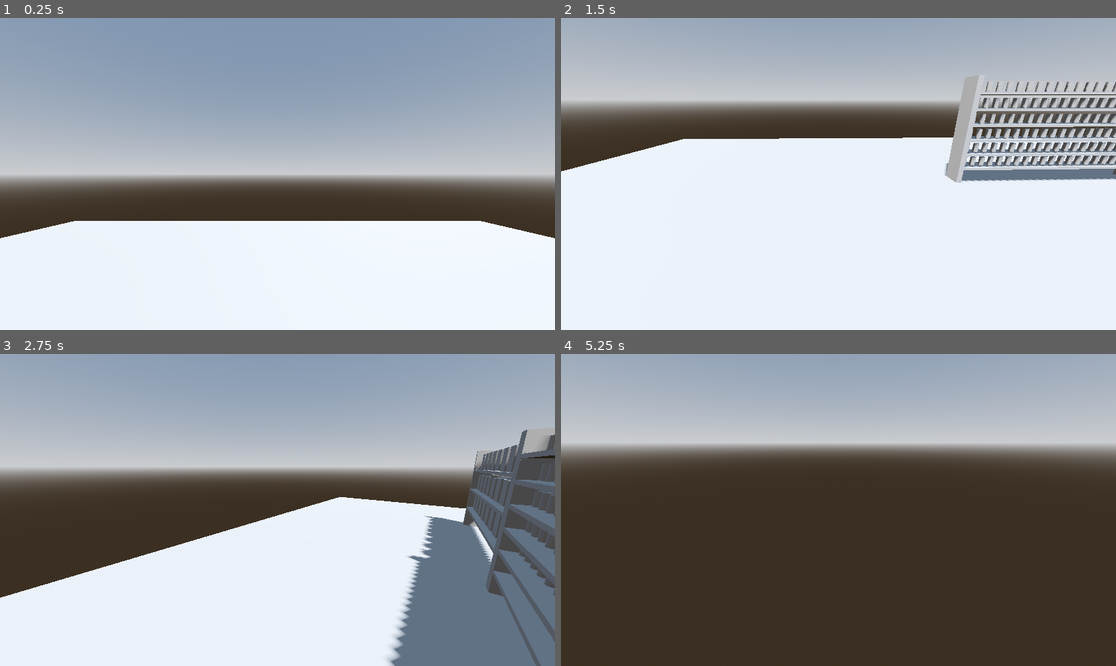
Above: before the commit, frames 1-4 (two rows, left to right).
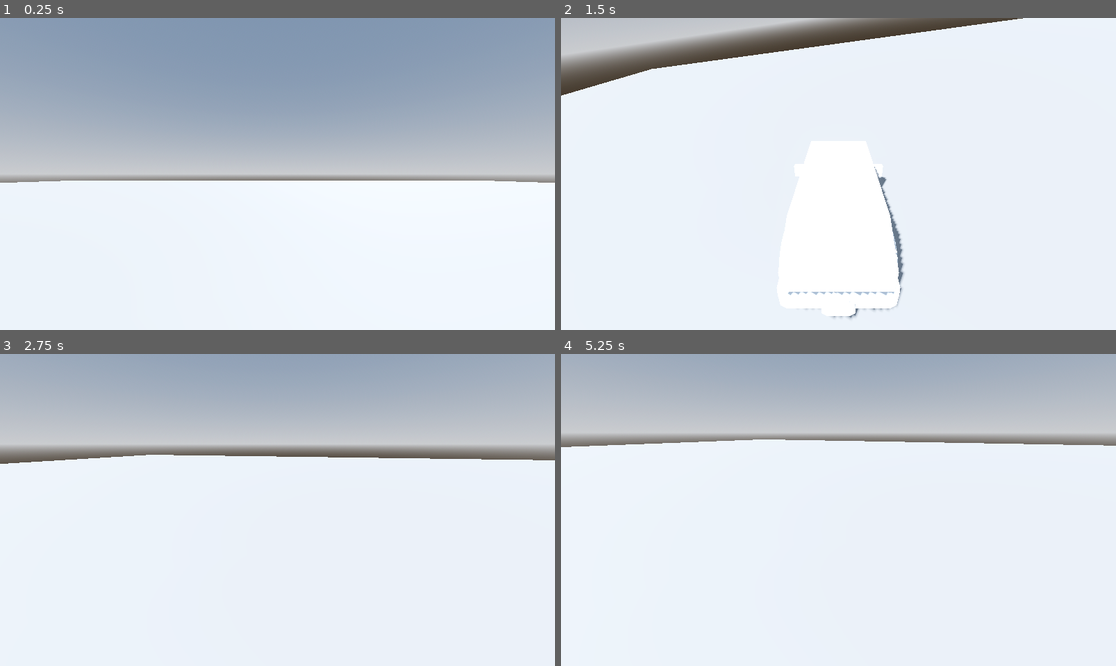
Above: after the commit, the same moments.

Repository: Allus-Interactive/speedy-shopper
Game: Godot game, scene res://game/world/town/town.tscn
Two runs of this game, one before a commit and one after it. Both use one fixed random seed, a clock stepped at 60 frames per second and the inputs below. Before the commit the project starts from res://game/world/shops/shop.tscn.
Inputs (mouse positions are in pixels of both pictures, inside the frame that each line leads up to):
- Up to frame 1 (0.25 s): no input
- Up to frame 2 (1.5 s): move the mouse to (960, 158) at 0.52 s; hold D (right) 0.53-1.28 s; tap E (interact) at 0.6, 1.35 s; click (960, 158) at 0.67 s; move the mouse to (810, 174) at 1.27 s; hold W (forwards) from 1.28 s (still down)
- Up to frame 3 (2.75 s): keep holding W (forwards); move the mouse to (288, 503) at 2.02 s; tap E (interact) at 2.1 s
- Up to frame 4 (5.25 s): keep holding W (forwards); move the mouse to (832, 516) at 2.77 s; tap E (interact) every 0.75 s from 2.85 to 5.1 s; move the mouse to (877, 513) at 3.52 s; move the mouse to (794, 506) at 4.27 s; tap Enter at 5 s; move the mouse to (844, 510) at 5.02 s

The runs differ from the first frame. In frame 1, 14% of the frame differs, in the area x 0-100%, y 52-71%; in frame 2, 43%; in frame 3, 40%; in frame 4, 74%, in the area x 0-100%, y 25-100%.

Commit message:
Vehicle WiP

Diff:
--- a/game/player/player.gd
+++ b/game/player/player.gd
@@ -1,7 +1,12 @@
 extends CharacterBody3D
+
+class_name Player
 
 const SPEED: float = 5.0
 const JUMP_VELOCITY: float = 4.5
+
+var vehicle : Vehicle = null
+var is_in_vehicle : bool = false
 
 @onready var neck: Node3D = $Neck
 @onready var camera: Camera3D = $Neck/Camera3D
@@ -25,6 +30,9 @@
 			camera.rotation.x = clamp(camera.rotation.x, deg_to_rad(-30), deg_to_rad(60))
 
 func _physics_process(delta: float) -> void:
+	if is_in_vehicle:
+		return
+
 	# Add the gravity.
 	if not is_on_floor():
 		velocity += get_gravity() * delta
@@ -41,8 +49,48 @@
 	move_and_slide()
 
 func _process(_delta: float) -> void:
-	if Input.is_action_just_pressed("interact"):
+	if Input.is_action_just_released("interact"):
 		if ray_cast_3d.is_colliding():
 			var obj = ray_cast_3d.get_collider()
+			print("Player interacts with: ", obj)
 			if obj.has_method("interact"):
-				obj.interact()
+				obj.interact(self)
+
+func enter_vehicle(v: Vehicle) -> void:
+	is_in_vehicle = true
+
+	vehicle = v
+	v.is_player_inside = true
+
+	# hide player
+	visible = false
+
+	# move player to vehicle
+	var seat_position = v.get_node("SeatPosition").global_position
+	if seat_position:
+		global_position = seat_position
+	else:
+		global_position = v.global_position
+
+	# switch camera
+	var van_camera = v.get_node("ThirdPersonCam")
+	if v.get_node("ThirdPersonCam"):
+		camera.current = false
+		van_camera.current = true
+	else:
+		push_error("No Van Camera found")
+
+func exit_vehicle(v: Vehicle) -> void:
+	is_in_vehicle = false
+	visible = true
+
+	# move player beside veihcle
+	#global_position = v.global_position + Vector3(2, 0, 0)
+
+	# restore player camera
+	var van_camera = v.get_node("ThirdPersonCam")
+	if v.get_node("ThirdPersonCam"):
+		van_camera.current = false
+		camera.current = true
+	else:
+		push_error("No Van Camera found")
--- a/game/player/player.tscn
+++ b/game/player/player.tscn
@@ -3,6 +3,8 @@
 [ext_resource type="Script" uid="uid://dn4d35dl1g4im" path="res://game/player/player.gd" id="1_3vyb7"]
 
 [sub_resource type="CapsuleMesh" id="CapsuleMesh_u8vuu"]
+radius = 0.4
+height = 1.8
 
 [sub_resource type="CapsuleShape3D" id="CapsuleShape3D_obar5"]
 radius = 0.4
@@ -13,7 +15,6 @@
 
 [node name="MeshInstance3D" type="MeshInstance3D" parent="." unique_id=7696061]
 transform = Transform3D(1, 0, 0, 0, 1, 0, 0, 0, 1, 0, 0.9, 0)
-visible = false
 mesh = SubResource("CapsuleMesh_u8vuu")
 
 [node name="CollisionShape3D" type="CollisionShape3D" parent="." unique_id=1313398334]
@@ -24,6 +25,7 @@
 transform = Transform3D(1, 0, 0, 0, 1, 0, 0, 0, 1, 0, 1.6, 0)
 
 [node name="Camera3D" type="Camera3D" parent="Neck" unique_id=904531325]
+current = true
 
 [node name="RayCast3D" type="RayCast3D" parent="Neck" unique_id=924524563]
 target_position = Vector3(0, 0, -3)
--- /dev/null
+++ b/game/vehicle/vehicle.gd
@@ -0,0 +1,46 @@
+extends VehicleBody3D
+
+class_name Vehicle
+
+@export var max_speed : int = 25
+@export var engine_power : int = 1200
+@export var brake_power : int = 15
+@export var steer_limit : float = 0.5
+
+var is_player_inside = false
+var player : Player = null
+
+func _physics_process(_delta: float) -> void:
+	if !is_player_inside:
+		return
+
+	if linear_velocity.length() > max_speed:
+		linear_velocity = linear_velocity.normalized() * max_speed
+
+	engine_force = 0
+	brake = 0
+
+	if Input.is_action_pressed("forwards"):
+		print("Drive!")
+		engine_force = engine_power
+
+	if Input.is_action_pressed("backwards"):
+		print("Brake")
+		brake = brake_power
+
+	steering = Input.get_axis("right", "left") * steer_limit
+
+func _process(_delta: float) -> void:
+	if !is_player_inside:
+		return
+
+	if Input.is_action_just_pressed("interact"):
+		exit_vehicle()
+
+func interact(p: Player) -> void:
+	player = p
+	p.enter_vehicle(self)
+
+func exit_vehicle() -> void:
+	if player:
+		player.exit_vehicle(self)
--- /dev/null
+++ b/game/vehicle/vehicle.tscn
@@ -0,0 +1,63 @@
+[gd_scene format=3 uid="uid://ds7v30np22sn7"]
+
+[ext_resource type="Script" uid="uid://r4oaaqyv4aqn" path="res://game/vehicle/vehicle.gd" id="1_cacpr"]
+[ext_resource type="PackedScene" uid="uid://bhjlxx1mbgphr" path="res://assets/van.fbx" id="2_ah1sf"]
+
+[sub_resource type="BoxShape3D" id="BoxShape3D_rlhqb"]
+size = Vector3(2.6, 1.8852539, 5.4492188)
+
+[node name="Vehicle" type="VehicleBody3D" unique_id=1201802725]
+mass = 1400.0
+linear_damp = 0.1
+angular_damp = 0.3
+script = ExtResource("1_cacpr")
+
+[node name="CollisionShape3D" type="CollisionShape3D" parent="." unique_id=1303647014]
+transform = Transform3D(1, 0, 0, 0, 1, 0, 0, 0, 1, 0, 1.192627, -0.025390625)
+shape = SubResource("BoxShape3D_rlhqb")
+
+[node name="MeshInstance3D" type="MeshInstance3D" parent="." unique_id=2004973180]
+
+[node name="WheelFL" type="VehicleWheel3D" parent="." unique_id=278761575]
+transform = Transform3D(1, 0, 0, 0, 1, 0, 0, 0, 1, 0.86, 0.6, 1.52)
+use_as_steering = true
+wheel_radius = 0.7
+wheel_rest_length = 0.5
+damping_compression = 4.4
+damping_relaxation = 2.3
+
+[node name="WheelFR" type="VehicleWheel3D" parent="." unique_id=341870137]
+transform = Transform3D(1, 0, 0, 0, 1, 0, 0, 0, 1, -0.86, 0.6, 1.52)
+use_as_steering = true
+wheel_radius = 0.7
+wheel_rest_length = 0.5
+damping_compression = 4.4
+damping_relaxation = 2.3
+
+[node name="WheelBL" type="VehicleWheel3D" parent="." unique_id=1826867474]
+transform = Transform3D(1, 0, 0, 0, 1, 0, 0, 0, 1, 0.86, 0.6, -1.52)
+use_as_traction = true
+wheel_radius = 0.7
+wheel_rest_length = 0.5
+damping_compression = 4.4
+damping_relaxation = 2.3
+
+[node name="WheelBR" type="VehicleWheel3D" parent="." unique_id=270405873]
+transform = Transform3D(1, 0, 0, 0, 1, 0, 0, 0, 1, -0.86, 0.6, -1.52)
+use_as_traction = true
+wheel_radius = 0.7
+wheel_rest_length = 0.5
+damping_compression = 4.4
+damping_relaxation = 2.3
+
+[node name="van" parent="." unique_id=898095236 instance=ExtResource("2_ah1sf")]
+transform = Transform3D(2, 0, 0, 0, 2, 0, 0, 0, 2, 0, 0, 0)
+
+[node name="SeatPosition" type="Node3D" parent="." unique_id=411770475]
+transform = Transform3D(1, 0, 0, 0, 1, 0, 0, 0, 1, -0.53076506, 1.5484703, 0.86188453)
+
+[node name="ThirdPersonCam" type="Camera3D" parent="." unique_id=1751703442]
+transform = Transform3D(-1, -4.371139e-08, 7.5710346e-08, 0, 0.8660254, 0.5, -8.742278e-08, 0.5, -0.8660254, 0, 5, -5)
+
+[node name="FirstPersonCam" type="Camera3D" parent="." unique_id=1167192558]
+transform = Transform3D(-1, 0, -8.742278e-08, 0, 1, 0, 8.742278e-08, 0, -1, 0, 2, 1.3)
--- a/game/world/town/town.tscn
+++ b/game/world/town/town.tscn
@@ -1,6 +1,7 @@
 [gd_scene format=3 uid="uid://hdoipf1qndch"]
 
 [ext_resource type="PackedScene" uid="uid://cjsrfjrg00vbp" path="res://game/player/player.tscn" id="1_jotaf"]
+[ext_resource type="PackedScene" uid="uid://ds7v30np22sn7" path="res://game/vehicle/vehicle.tscn" id="2_74d5v"]
 
 [sub_resource type="ProceduralSkyMaterial" id="ProceduralSkyMaterial_nnsk1"]
 sky_horizon_color = Color(0.662243, 0.671743, 0.686743, 1)
@@ -16,10 +17,10 @@
 glow_enabled = true
 
 [sub_resource type="PlaneMesh" id="PlaneMesh_glehq"]
-size = Vector2(20, 20)
+size = Vector2(100, 100)
 
-[sub_resource type="ConcavePolygonShape3D" id="ConcavePolygonShape3D_oxsi0"]
-data = PackedVector3Array(10, 0, 10, -10, 0, 10, 10, 0, -10, -10, 0, 10, -10, 0, -10, 10, 0, -10)
+[sub_resource type="BoxShape3D" id="BoxShape3D_74d5v"]
+size = Vector3(100, 1, 100)
 
 [node name="Town" type="Node3D" unique_id=1894934032]
 
@@ -36,7 +37,10 @@
 [node name="StaticBody3D" type="StaticBody3D" parent="MeshInstance3D" unique_id=793564619]
 
 [node name="CollisionShape3D" type="CollisionShape3D" parent="MeshInstance3D/StaticBody3D" unique_id=1456260005]
-shape = SubResource("ConcavePolygonShape3D_oxsi0")
+transform = Transform3D(1, 0, 0, 0, 1, 0, 0, 0, 1, 0, -0.5, 0)
+shape = SubResource("BoxShape3D_74d5v")
 
 [node name="Player" parent="." unique_id=932964266 instance=ExtResource("1_jotaf")]
-transform = Transform3D(1, 0, 0, 0, 1, 0, 0, 0, 1, 0, 1, 0)
+
+[node name="Vehicle" parent="." unique_id=1201802725 instance=ExtResource("2_74d5v")]
+transform = Transform3D(1, 0, 0, 0, 1, 0, 0, 0, 1, 5, 0.18813884, 0)
--- a/project.godot
+++ b/project.godot
@@ -15,9 +15,14 @@
 [application]
 
 config/name="Delivery Driver Simulator"
-run/main_scene="uid://bi33b0507ys12"
+run/main_scene="uid://hdoipf1qndch"
 config/features=PackedStringArray("4.6", "Forward Plus")
 config/icon="res://icon.svg"
+
+[display]
+
+window/size/viewport_width=1728
+window/size/viewport_height=972
 
 [input]
 
Binary file added: assets/van.fbx
Not shown, added: assets/van.fbx.import
Not shown, added: game/vehicle/vehicle.gd.uid
